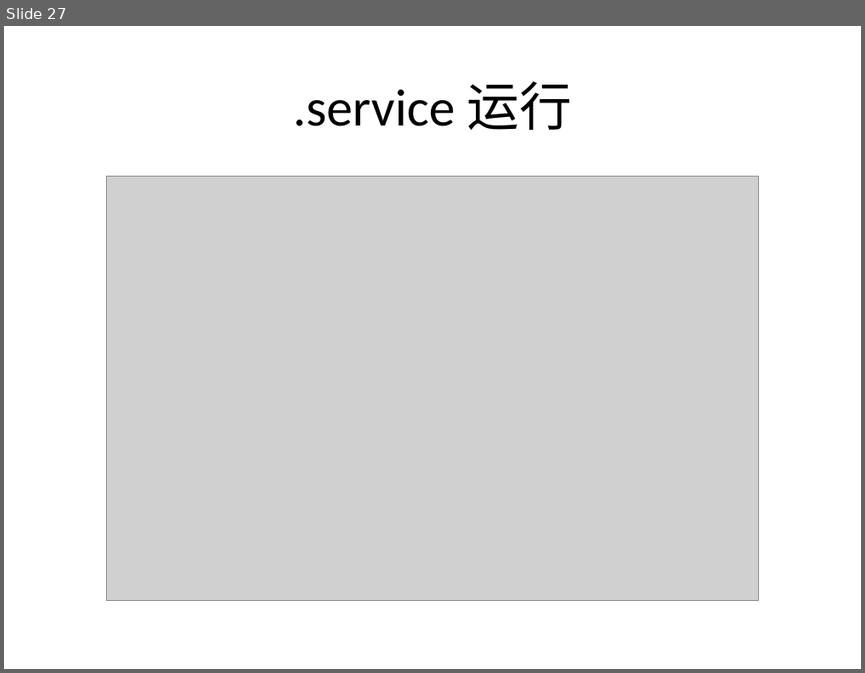
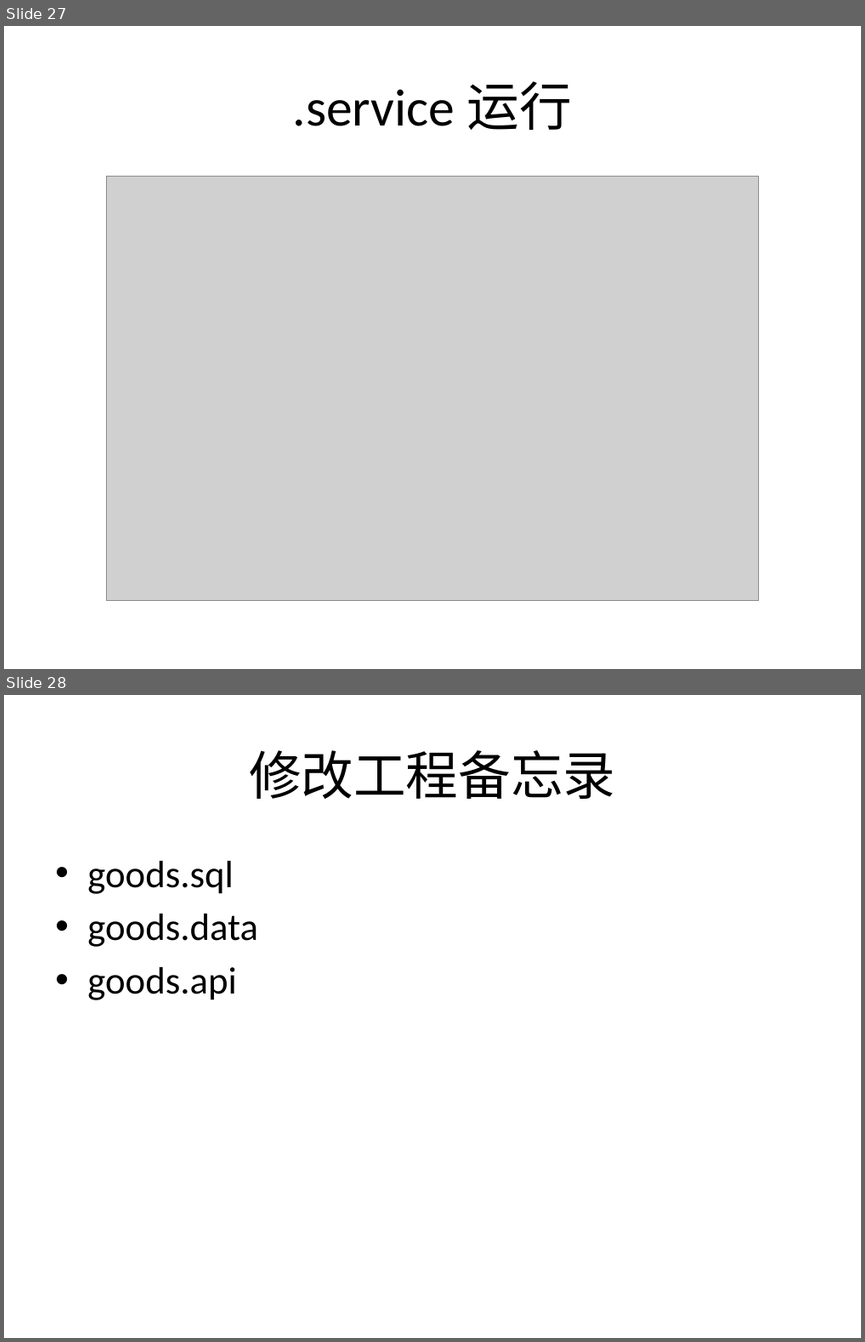
Before and after one commit to fc13240/liusydoc, a slide deck: 开发部署一体化PPT/创建工程步骤.pptx. Shown one above the other, each under a label of ours: slide 27 before the commit, slides 27 and 28 after it. The pictures are 865x673 and 865x1342 pixels, drawn with LibreOffice and Linux fonts; fonts in the diff are those of the drawing; grey boxes stand for pictures. Boxes give left, top, right and bottom in pixels: in the first picture for what was removed or moved away, otherwise in the second. Text is boxed around its words. In the diff, an @@ line names an element or a change of style, - is before the commit and + after.

```diff
--- a/开发部署一体化PPT/创建工程步骤.pptx
+++ b/开发部署一体化PPT/创建工程步骤.pptx
@@ slide 28 added at [4, 695, 861, 1338], background #FFFFFF @@
@@ title added at [249, 750, 615, 799], 44 pt, text #000000 @@
+修改工程备忘录
@@ text added at [87, 861, 258, 1000], 32 pt, text #000000 @@
+• goods.sql
+• goods.data
+• goods.api
```
Also in this commit, not shown: 5 other slides added, 4 other files.
